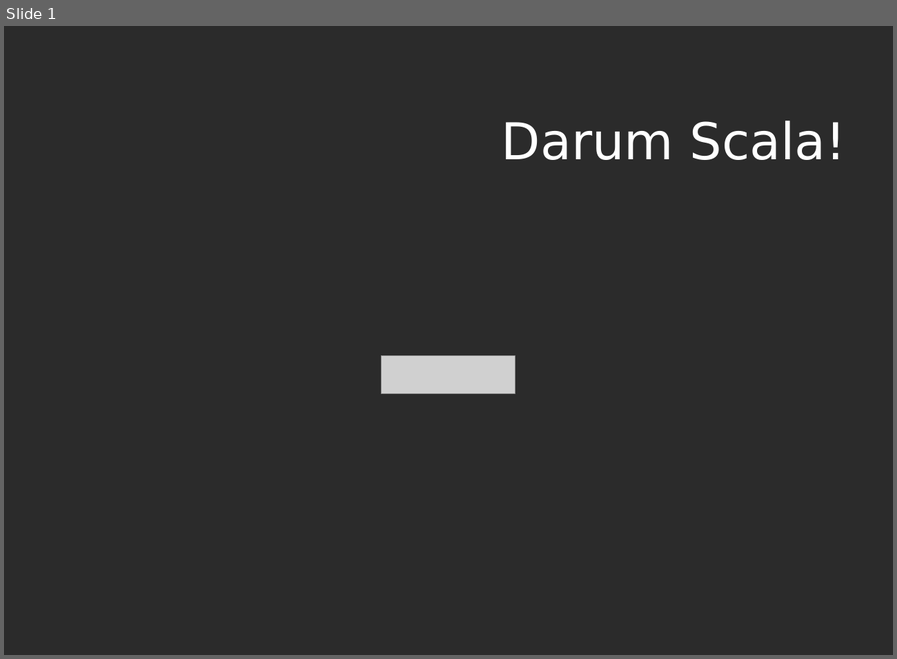
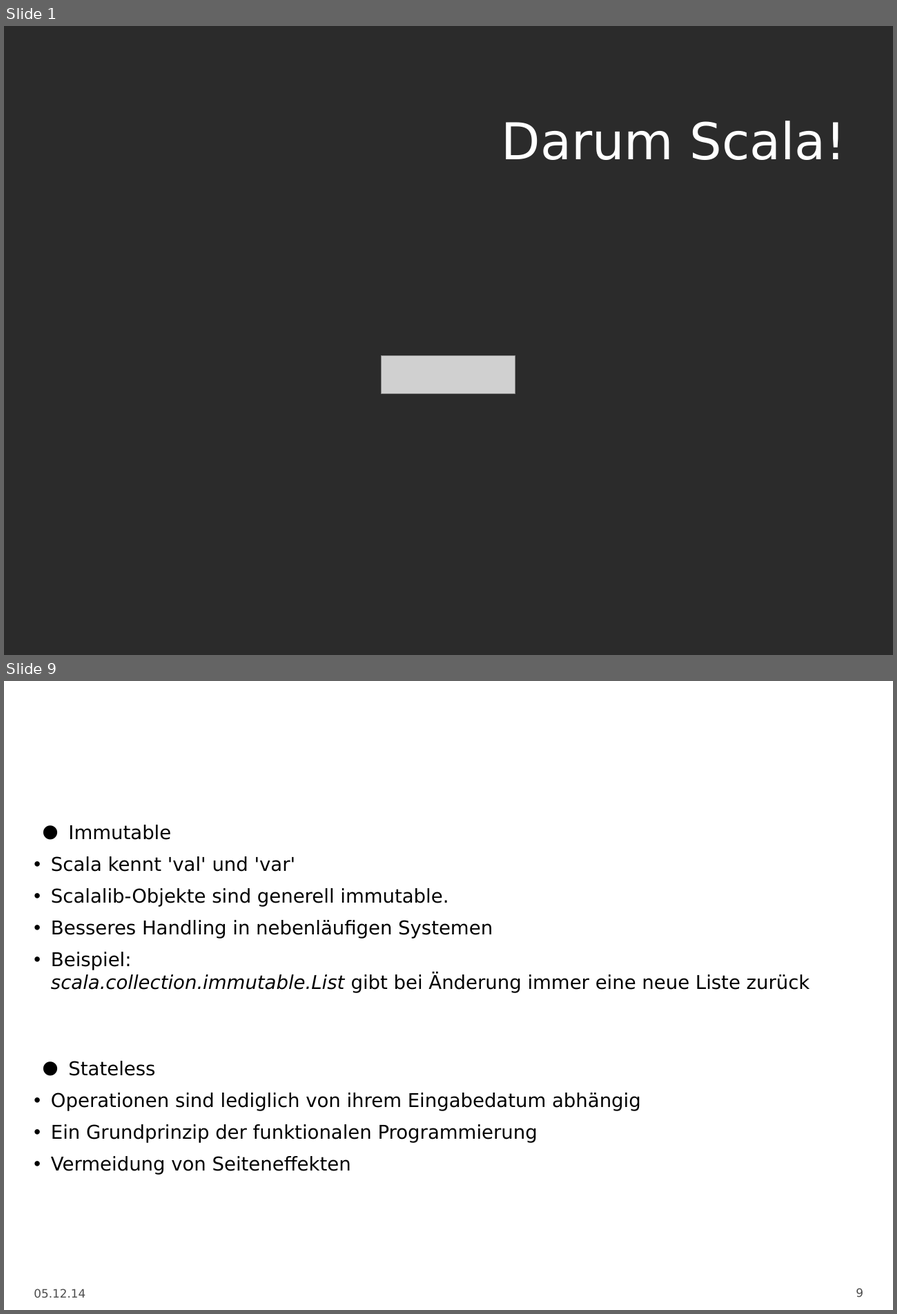
Before and after one commit to DarkToast/scala-techtalk, a slide deck: Scala.odp. Shown one above the other, each under a label of ours: slide 1 before the commit, slides 1 and 9 after it; the slides between them are not shown. The pictures are 897x659 and 897x1314 pixels, drawn with LibreOffice and Linux fonts; fonts in the diff are those of the drawing; grey boxes stand for pictures; background and template pictures are left out; a plain dark background stands for a picture behind light text. Boxes give left, top, right and bottom in pixels: in the first picture for what was removed or moved away, otherwise in the second. Text is boxed around its words. In the diff, an @@ line names an element or a change of style, - is before the commit and + after.

```diff
--- a/Scala.odp
+++ b/Scala.odp
@@ slide 9 added at (x1=4, y1=681, x2=893, y2=1310), background picture (left out) @@
@@ title added at (x1=34, y1=681, x2=833, y2=771), 36 pt, text #FFFFFF, bold @@
+Scala Leitlinien
@@ text added at (x1=51, y1=825, x2=810, y2=1174), 18 pt, text #000000 @@
+• Immutable
+  • Scala kennt 'val' und 'var'
+  • Scalalib-Objekte sind generell immutable.
+  • Besseres Handling in nebenläufigen Systemen
+  • Beispiel:
+    scala.collection.immutable.List gibt bei Änderung immer eine neue Liste zurück
+• Stateless
+  • Operationen sind lediglich von ihrem Eingabedatum abhängig
+  • Ein Grundprinzip der funktionalen Programmierung
+  • Vermeidung von Seiteneffekten
@@ text added at (x1=34, y1=1288, x2=85, y2=1297), 11 pt, text #4C4C4C @@
+05.12.14
@@ page number added at (x1=855, y1=1288, x2=863, y2=1296), 11 pt, text #4C4C4C @@
+9
```
Also in this commit, not shown: 6 slides changed, 4 other slides added, 1 slide removed.
